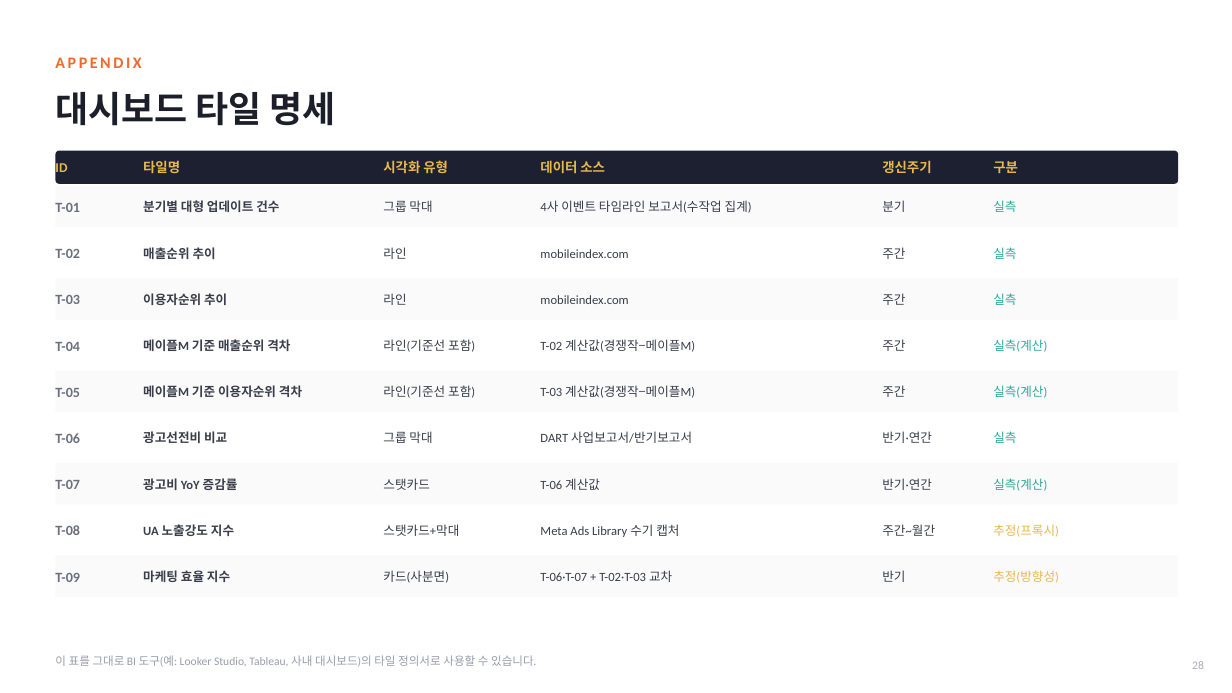
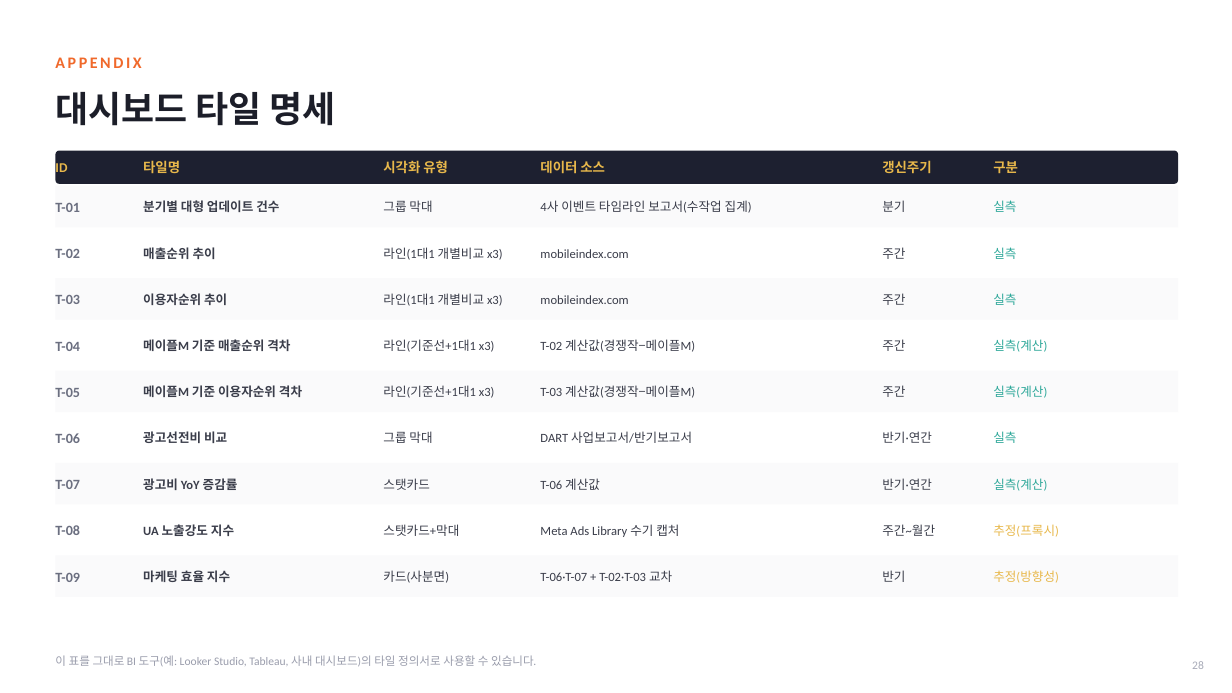
Before and after one commit to eunji9815/excel, a slide deck: slide 28 of output/메이플스토리M_UA마케팅효율_분석보고서.pptx. Drawn at 1232x693 pixels with LibreOffice and Linux fonts; fonts in the diff are those of the drawing. Boxes give left, top, right and bottom in pixels: in the first picture for what was removed or moved away, otherwise in the second. Text is boxed around its words. In the diff, an @@ line names an element or a change of style, - is before the commit and + after.

```diff
--- a/output/메이플스토리M_UA마케팅효율_분석보고서.pptx
+++ b/output/메이플스토리M_UA마케팅효율_분석보고서.pptx
@@ text at <box>383,247,503,260</box>: text changed @@
-라인
+라인(1대1 개별비교 x3)
@@ text at <box>383,293,503,306</box>: text changed @@
-라인
+라인(1대1 개별비교 x3)
@@ text at <box>383,339,495,352</box>: text changed @@
-라인(기준선 포함)
+라인(기준선+1대1 x3)
@@ text at <box>383,385,495,398</box>: text changed @@
-라인(기준선 포함)
+라인(기준선+1대1 x3)
```
Also in this commit, not shown: 5 other slides changed.
